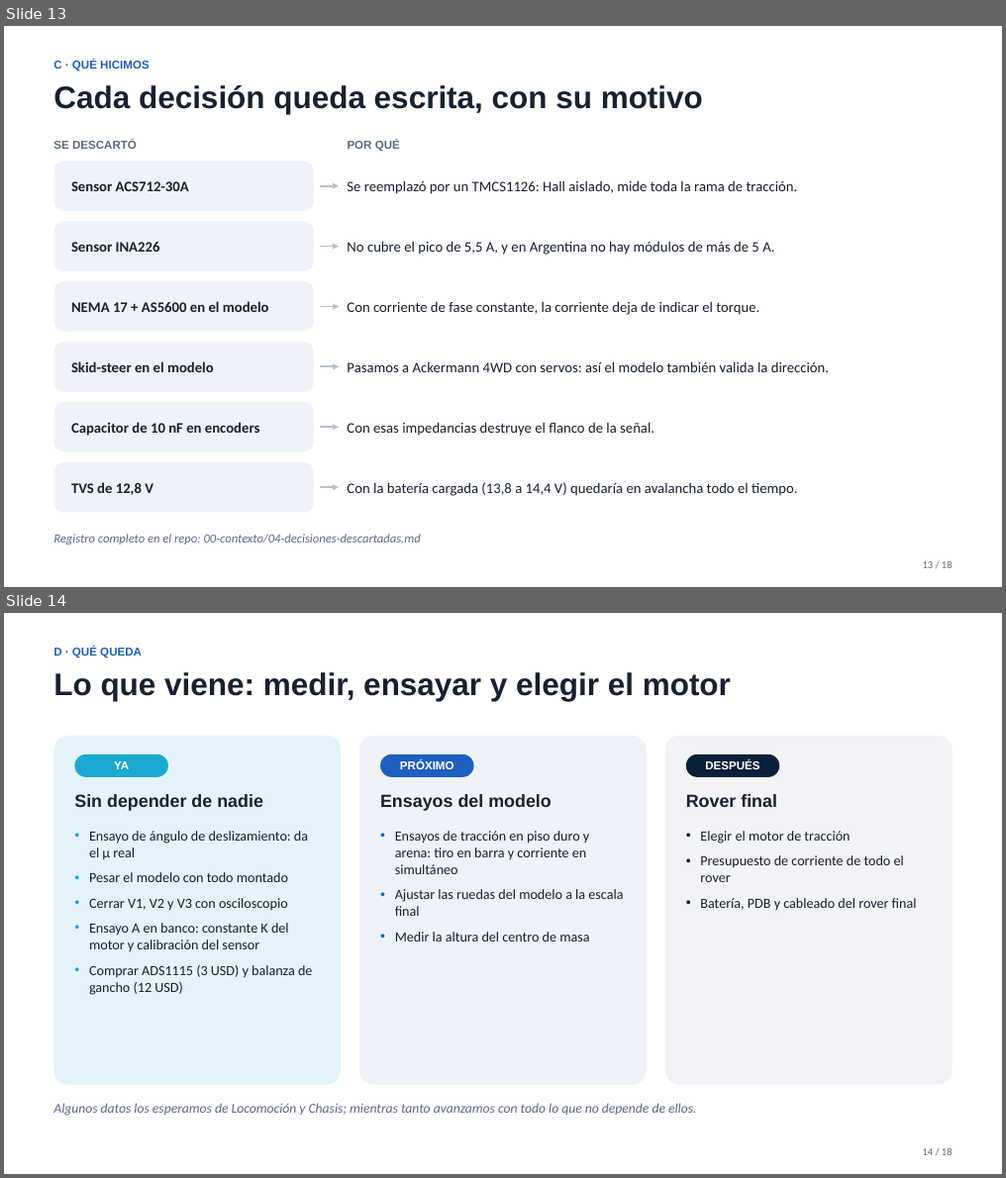
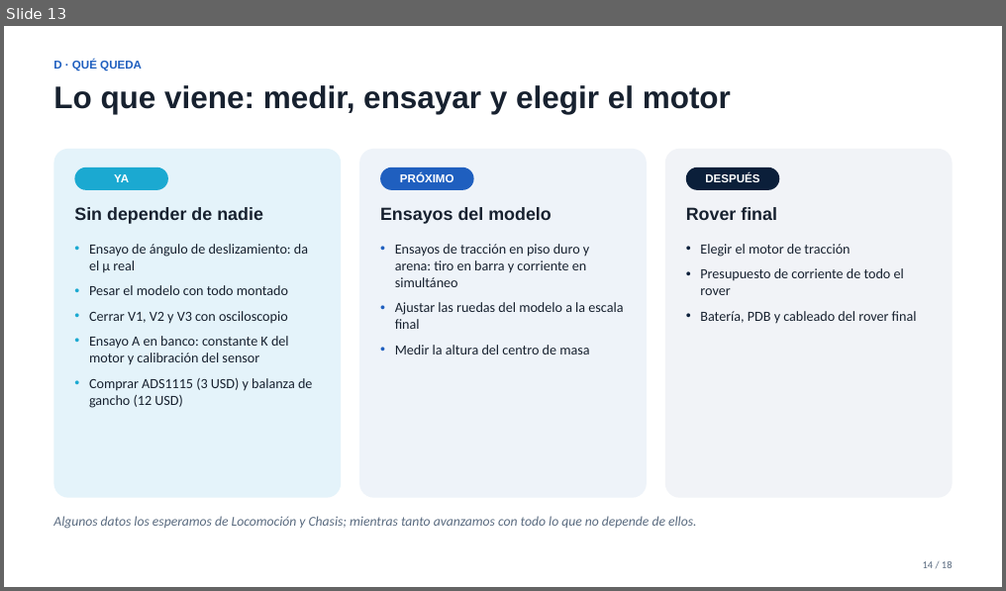
Before and after one commit to Matyy38/erc-rover-EyP, a slide deck: audiovisual-presentacion/presentacion-ingreso-EyP-2026-09.pptx. Shown one above the other, each under a label of ours: slides 13 and 14 before the commit, slide 13 after it. The pictures are 1006x1178 and 1006x591 pixels, drawn with LibreOffice and Linux fonts; fonts in the diff are those of the drawing. Boxes give left, top, right and bottom in pixels: in the first picture for what was removed or moved away, otherwise in the second. Text is boxed around its words. In the diff, an @@ line names an element or a change of style, - is before the commit and + after.

```diff
--- a/audiovisual-presentacion/presentacion-ingreso-EyP-2026-09.pptx
+++ b/audiovisual-presentacion/presentacion-ingreso-EyP-2026-09.pptx
@@ slide 13 removed at box(4, 26, 1002, 587), background #FFFFFF @@
@@ text removed at box(54, 60, 149, 71) @@
-C · QUÉ HICIMOS
@@ text removed at box(54, 85, 703, 114) @@
-Cada decisión queda escrita, con su motivo
@@ text removed at box(54, 140, 137, 149) @@
-SE DESCARTÓ
@@ text removed at box(348, 141, 400, 151) @@
-POR QUÉ
@@ rounded rectangle removed at box(54, 162, 314, 212) @@
-Sensor ACS712-30A
@@ arrow removed from (320, 186) to (339, 186) @@
@@ text removed at box(347, 180, 798, 194) @@
-Se reemplazó por un TMCS1126: Hall aislado, mide toda la rama de tracción.
@@ rounded rectangle removed at box(54, 221, 314, 272) @@
-Sensor INA226
@@ arrow removed from (320, 246) to (339, 246) @@
@@ text removed at box(347, 241, 774, 255) @@
-No cubre el pico de 5,5 A, y en Argentina no hay módulos de más de 5 A.
@@ rounded rectangle removed at box(54, 282, 314, 332) @@
-NEMA 17 + AS5600 en el modelo
@@ arrow removed from (320, 307) to (339, 307) @@
@@ text removed at box(347, 301, 759, 315) @@
-Con corriente de fase constante, la corriente deja de indicar el torque.
@@ rounded rectangle removed at box(54, 342, 314, 392) @@
-Skid-steer en el modelo
@@ arrow removed from (320, 368) to (339, 368) @@
@@ text removed at box(347, 362, 829, 372) @@
-Pasamos a Ackermann 4WD con servos: así el modelo también valida la dirección.
@@ rounded rectangle removed at box(54, 402, 314, 453) @@
-Capacitor de 10 nF en encoders
@@ arrow removed from (320, 427) to (339, 427) @@
@@ text removed at box(347, 422, 654, 436) @@
-Con esas impedancias destruye el flanco de la señal.
@@ rounded rectangle removed at box(54, 463, 314, 513) @@
-TVS de 12,8 V
@@ arrow removed from (320, 488) to (339, 488) @@
@@ text removed at box(347, 482, 797, 496) @@
-Con la batería cargada (13,8 a 14,4 V) quedaría en avalancha todo el tiempo.
@@ text removed at box(54, 534, 421, 545) @@
-Registro completo en el repo: 00-contexto/04-decisiones-descartadas.md
@@ text removed at box(923, 562, 952, 569) @@
-13 / 18
@@ what was slide 14 is now slide 13 @@
```
Also in this commit, not shown: 12 slides changed, 3 other files.
